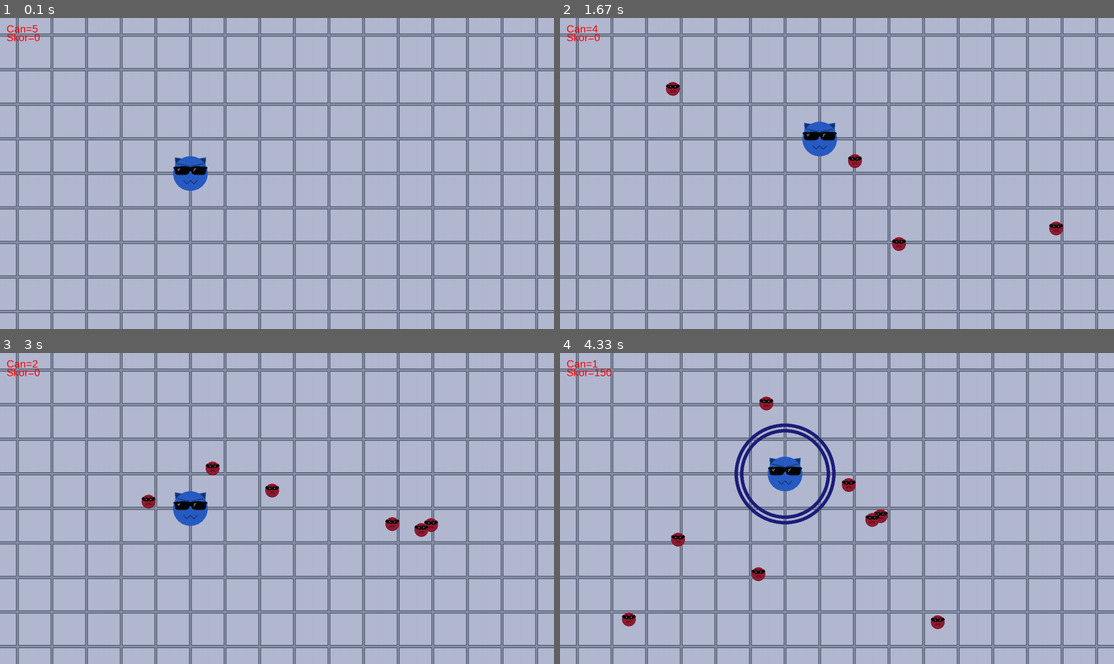
Above: before the commit, frames 1-4 (two rows, left to right).
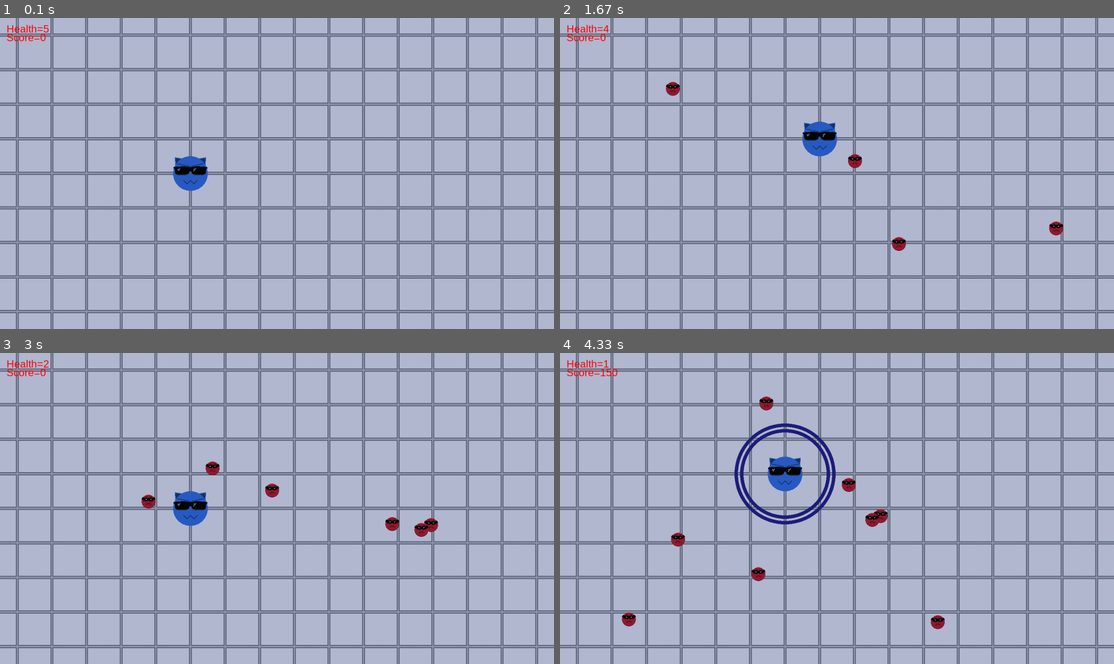
Above: after the commit, the same moments.

Repository: keremakca07/Game
Game: pygame game, started from PyGame/PyGame.py
Same seed, same stepped clock (60 frames per second), same inputs: the game is played once before the commit and once after it.
Inputs (mouse positions are in pixels of both pictures, inside the frame that each line leads up to):
- Up to frame 1 (0.1 s): no input
- Up to frame 2 (1.67 s): hold D 0.33-0.8 s; hold W 0.83-1.13 s; hold D 1.17-1.63 s
- Up to frame 3 (3 s): hold A 1.67-2.2 s; hold S 2.23-2.53 s; hold A 2.57-2.97 s
- Up to frame 4 (4.33 s): hold W 3-3.37 s; hold D 3.4-4.03 s; click (1014, 499) at 4.12 s

The runs differ from the first frame. In frame 1, 0.2% of the frame differs, in the area x 1-9%, y 2-8%; in frame 2, 0.2%; in frame 3, 0.2%; in frame 4, 0.2%, in the area x 1-11%, y 2-8%.

Commit message:
Update PyGame.py

Diff:
--- a/PyGame/PyGame.py
+++ b/PyGame/PyGame.py
@@ -72,8 +72,8 @@
         for y in range(int(height / tiles.get_height())):
           screen.blit(tiles, (100*x, 100*y))
 
-    draw_text(screen, "Can="+ str(healthValue), 30, 19,14, (255, 0, 0))
-    draw_text(screen, "Skor=" + str(score), 30, 19, 39, (255, 0, 0))
+    draw_text(screen, "Health="+ str(healthValue), 30, 19,14, (255, 0, 0))
+    draw_text(screen, "Score=" + str(score), 30, 19, 39, (255, 0, 0))
 
     bulletIndex=0
 
